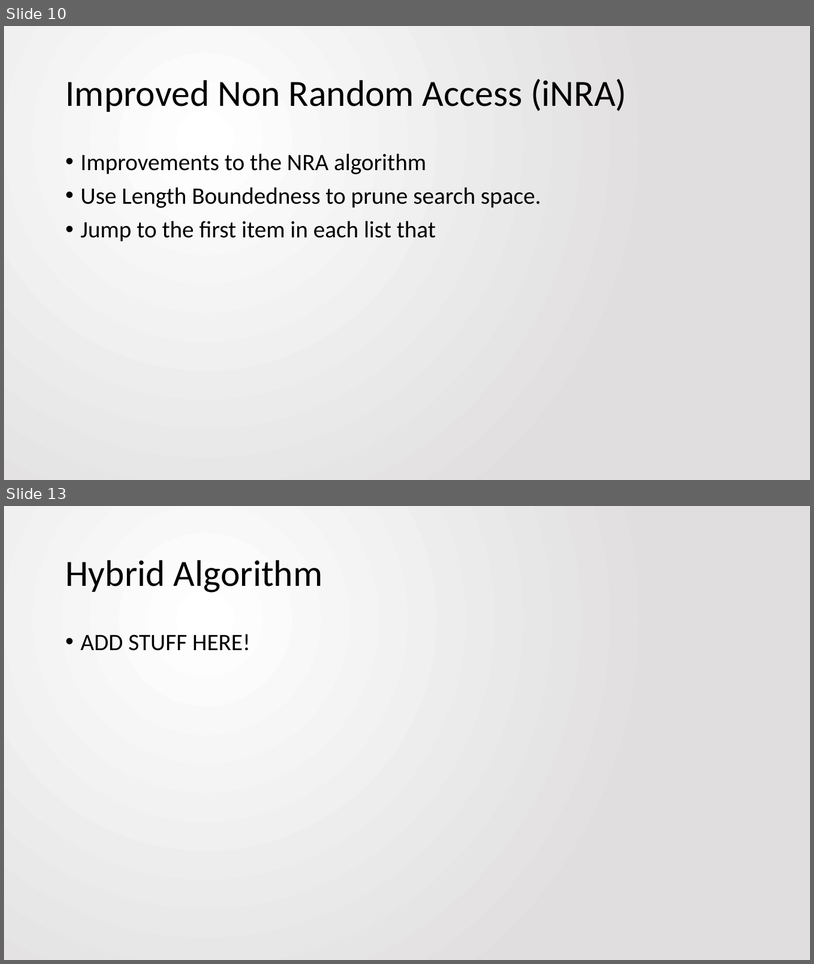
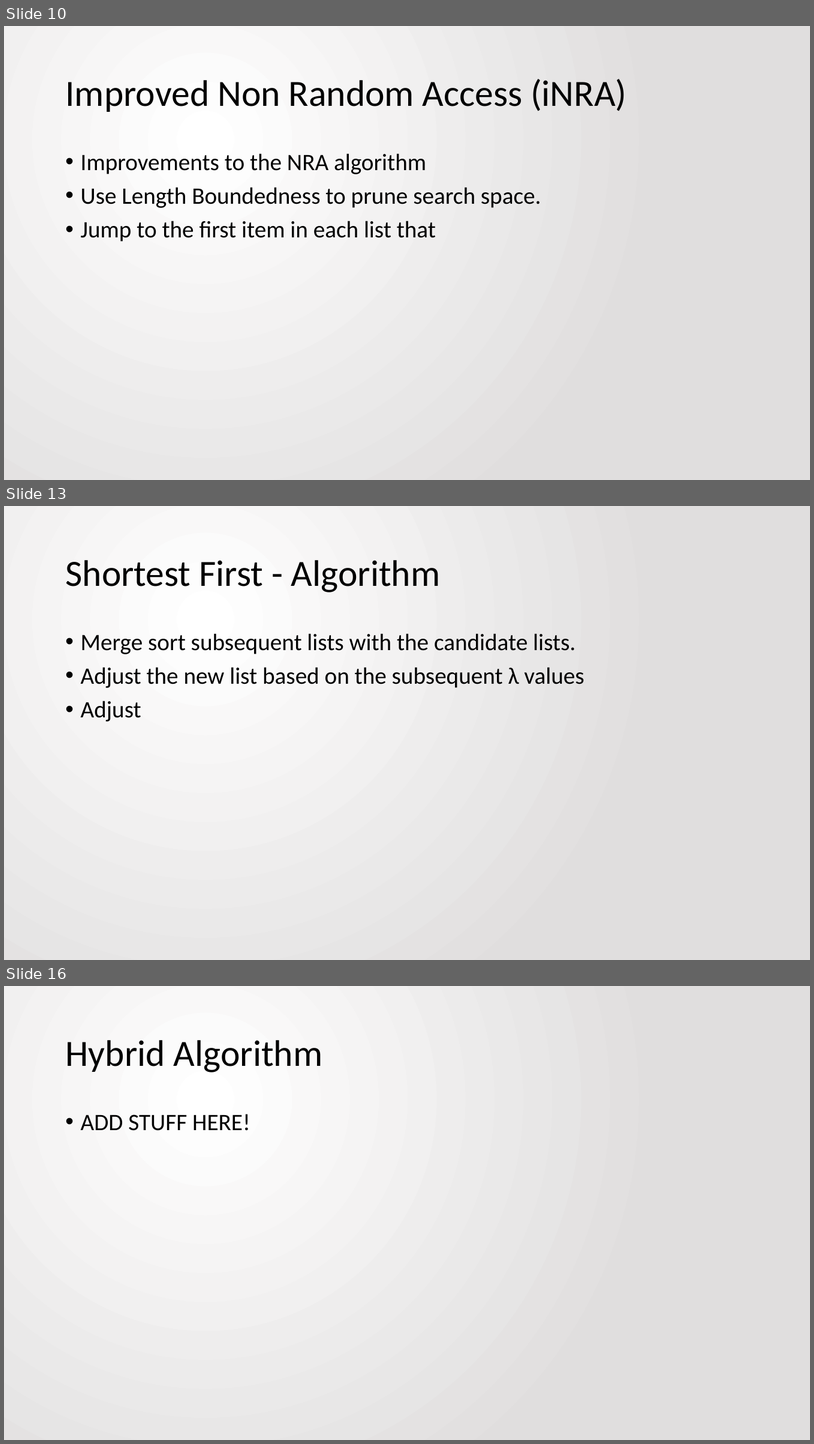
Before and after one commit to jbfitz/EECS405, a slide deck: Paper Presentation/EECS405.PattersonFitzpatrick.PaperPresentation.pptx. Shown one above the other, each under a label of ours: slides 10 and 13 before the commit, slides 10, 13 and 16 after it; the slides between them are not shown. The pictures are 814x964 and 814x1444 pixels, drawn with LibreOffice and Linux fonts; fonts in the diff are those of the drawing. Boxes give left, top, right and bottom in pixels: in the first picture for what was removed or moved away, otherwise in the second. Text is boxed around its words. In the diff, an @@ line names an element or a change of style, - is before the commit and + after.

```diff
--- a/Paper Presentation/EECS405.PattersonFitzpatrick.PaperPresentation.pptx
+++ b/Paper Presentation/EECS405.PattersonFitzpatrick.PaperPresentation.pptx
@@ slide 13 added at (4, 506, 810, 960), background gradient #FFFFFF to #E1DFDF @@
@@ title added at (65, 560, 440, 592), 44 pt, text #000000 @@
+Shortest First - Algorithm
@@ text added at (81, 633, 584, 721), 28 pt, text #000000 @@
+• Merge sort subsequent lists with the candidate lists.
+• Adjust the new list based on the subsequent λ values
+• Adjust
@@ what was slide 13 is now slide 16 @@
```
Also in this commit, not shown: 3 slides changed, 2 other slides added.
